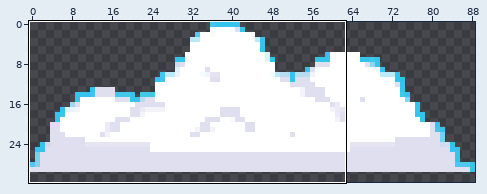
Two versions of one sprite sheet, public/img/1.png. Above: a wide view before the commit, with the close-up outlined.
Close-up. The starting point:
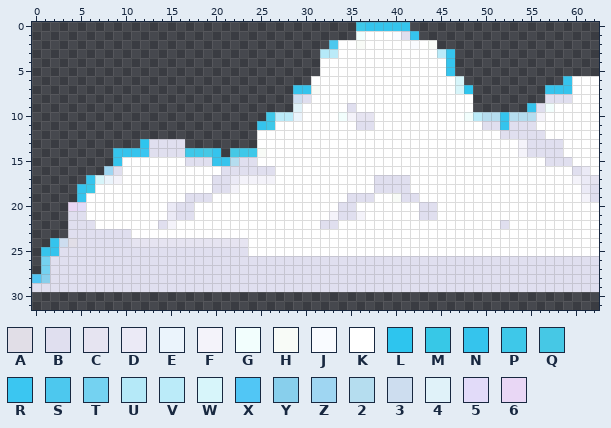
The file is 356x128 pixels, drawn in blocks of 4x4; one block is one cell here. Colours within 5 levels of each other are drawn and written as one. Shown: x 0..62, y 0..31. The commit also changed other parts of the picture, which this record leaves out.
Palette (. is transparent): A #e1dee7  B #e0dfef  C #e6e4f1  D #ebeaf6  E #ebf4fc  F #f4f3fa  G #f2fefd  H #f8fbf7  J #f9fbff  K #ffffff  L #2ec5ee  M #37c8e7  N #35c4ed  P #3ec8e9  Q #46c8e5  R #3bc6f1  S #4dc8ee  T #74d2f1  U #b5e9f8  V #bbebf9  W #d7f5fa  X #51c6f5  Y #88cfec  Z #9fd6f2  2 #b5ddef  3 #cdddef  4 #e0f2f9  5 #e2dbf9  6 #e9d7f5
The result:
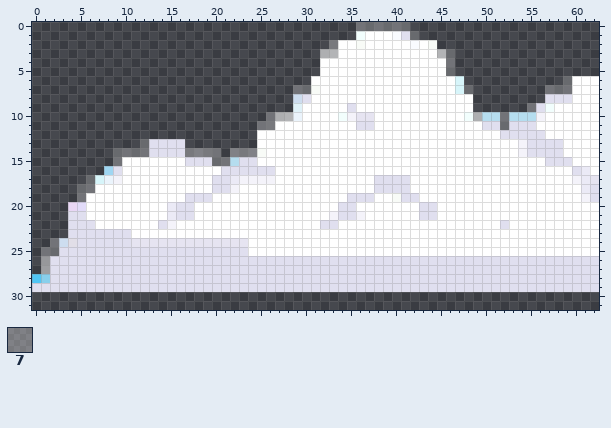
Colours new in this view: 7 #ffffff50
Edits made:
{"colour":"N","old":"#35c4ed","new":"#ffffff3c"}
{"colour":"T","old":"#74d2f1","new":"#ffffff78"}
{"colour":"V","old":"#bbebf9","new":"#ffffff96"}
{"y":0,"x":36,"old":"P","new":"N"}
{"y":2,"x":33,"old":"S","new":"7"}
{"y":3,"x":32,"old":"U","new":"V"}
{"y":7,"x":48,"old":"L","new":"N"}
{"y":10,"x":26,"old":"P","new":"N"}
{"y":11,"x":26,"old":"P","new":"7"}
{"y":13,"x":12,"old":"L","new":"N"}
{"y":14,"x":12,"old":"R","new":"N"}
{"y":14,"x":17,"old":"PPQ","new":"777"}
{"y":14,"x":22,"old":"QPP","new":"777"}
{"y":18,"x":6,"old":"M","new":"N"}
{"label":"changed","picture_box":[77,22,572,202]}
{"label":"changed","picture_box":[41,238,59,274]}
